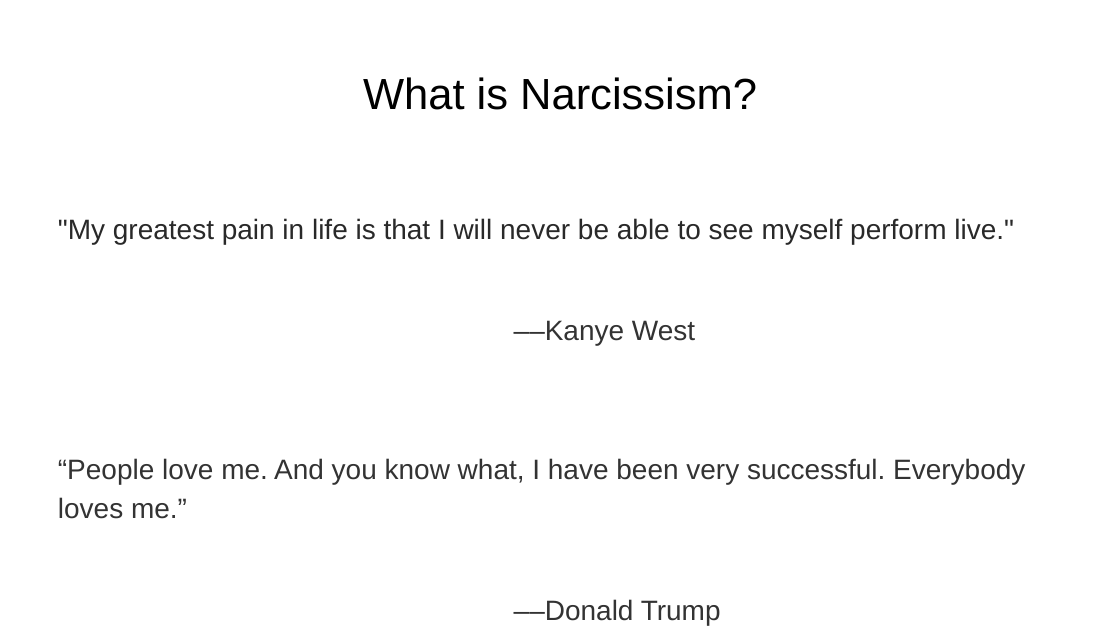
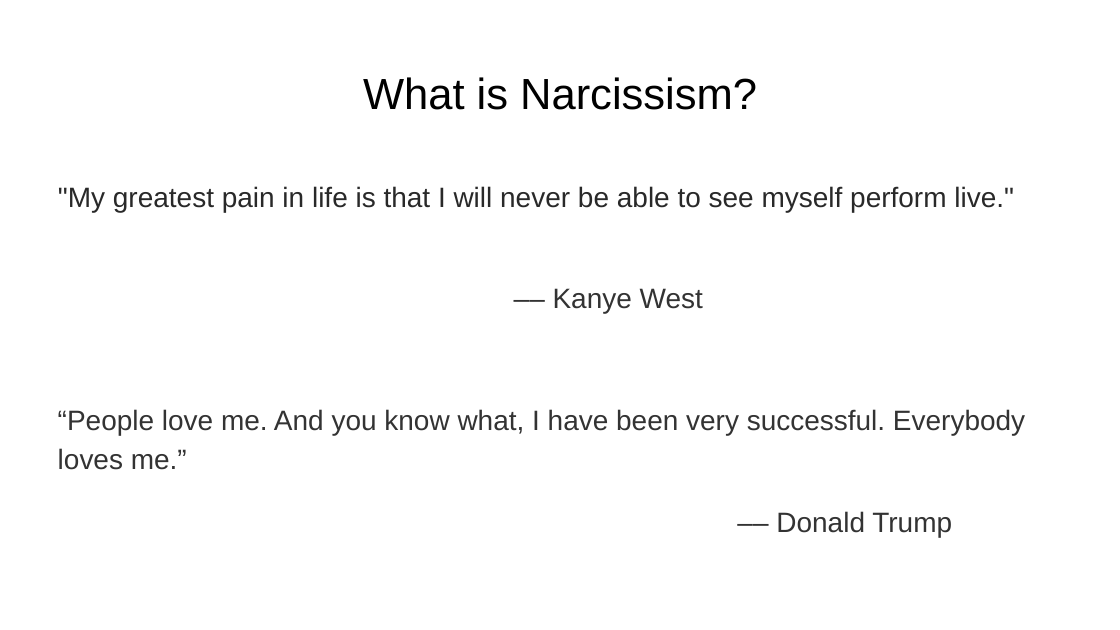
Before and after one commit to nycdatasci/bootcamp006_project, a slide deck: slide 2 of Project1-ExploreVis/JieleiZhu/Bootcamp_ Project#1.pptx. Drawn at 1120x630 pixels with LibreOffice and Linux fonts; fonts in the diff are those of the drawing. Boxes give left, top, right and bottom in pixels: in the first picture for what was removed or moved away, otherwise in the second. Text is boxed around its words. In the diff, an @@ line names an element or a change of style, - is before the commit and + after.

```diff
--- a/Project1-ExploreVis/JieleiZhu/Bootcamp_ Project#1.pptx
+++ b/Project1-ExploreVis/JieleiZhu/Bootcamp_ Project#1.pptx
@@ text ""My greatest pain in life ...": place and size @@
-text ""My greatest pain in life ..." at box(58, 218, 1025, 519)
+text ""My greatest pain in life ..." at box(58, 186, 1014, 313)
@@ text at box(553, 288, 703, 313): text changed @@
-––Kanye West
-“People love me. And you know what, I have been very successful. Everybody loves me.”
-––Donald Trump
+–– Kanye West
@@ text added at box(58, 409, 1025, 537), 18 pt, text #333333 @@
+“People love me. And you know what, I have been very successful. Everybody loves me.”
+–– Donald Trump
```
Also in this commit, not shown: 5 other slides changed.
